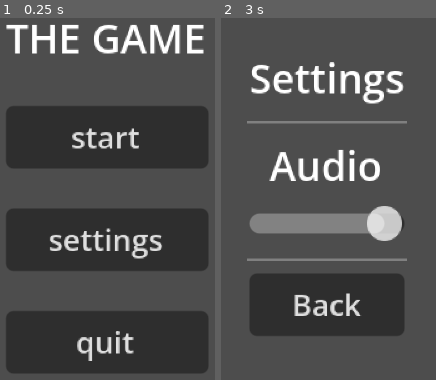
Above: before the commit, frames 1-2 (left to right).
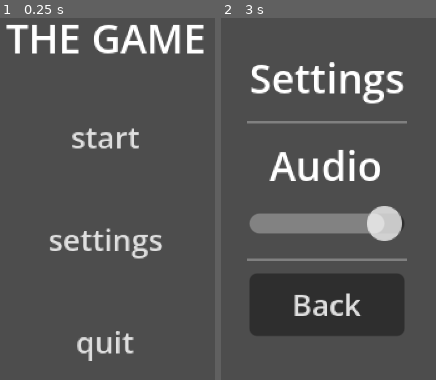
Above: after the commit, the same moments.

Repository: akent24/melonjam
Game: Godot game, scene res://scenes/control.tscn
Same seed, same stepped clock (60 frames per second), same inputs: the game is played once before the commit and once after it.
Inputs:
- Up to frame 1 (0.25 s): no input
- Up to frame 2 (3 s): click "start" at 0.5 s; click "start" at 1.25 s; click "start" at 2 s; click "settings" at 2.75 s

The runs differ from the first frame. In frame 1, 45% of the frame differs, in the area x 2-97%, y 24-99%; in frame 2, nothing differs.

Commit message:
imported sprites, main lvl scene created

Diff:
--- a/scenes/control.tscn
+++ b/scenes/control.tscn
@@ -39,16 +39,19 @@
 layout_mode = 2
 theme_override_font_sizes/font_size = 12
 text = "start"
+flat = true
 
 [node name="settings" type="Button" parent="TextureRect/VBoxContainer" unique_id=890987939]
 layout_mode = 2
 theme_override_font_sizes/font_size = 12
 text = "settings"
+flat = true
 
 [node name="exit" type="Button" parent="TextureRect/VBoxContainer" unique_id=391877799]
 layout_mode = 2
 theme_override_font_sizes/font_size = 12
 text = "quit"
+flat = true
 
 [connection signal="pressed" from="TextureRect/VBoxContainer/settings" to="." method="_on_settings_pressed"]
 [connection signal="pressed" from="TextureRect/VBoxContainer/exit" to="." method="_on_exit_pressed"]
--- /dev/null
+++ b/scenes/level.tscn
@@ -0,0 +1,3 @@
+[gd_scene format=3 uid="uid://nlh05lqmvnw"]
+
+[node name="level" type="Node2D" unique_id=1709560737]
Not shown, added: assets/sprites/block.png.import
Not shown, added: assets/sprites/bush.png.import
Not shown, added: assets/sprites/grass.png.import
Not shown, added: assets/sprites/grass_block.png.import
Not shown, added: assets/sprites/ladder.png.import
Not shown, added: assets/sprites/play.png.import
Not shown, added: assets/sprites/quit.png.import
Not shown, added: assets/sprites/settings.png.import
Not shown, added: assets/sprites/tree.png.import
Not shown, added: assets/sprites/wooden_beam.png.import
Not shown, added: assets/sprites/wooden_platform.png.import
